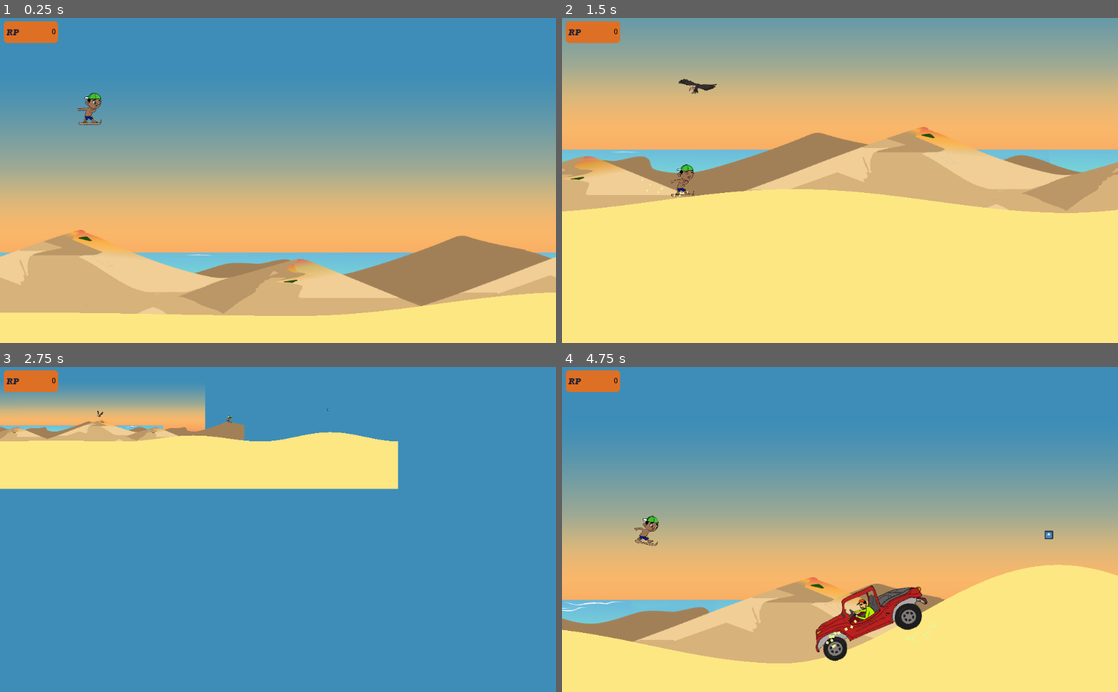
Above: before the commit, frames 1-4 (two rows, left to right).
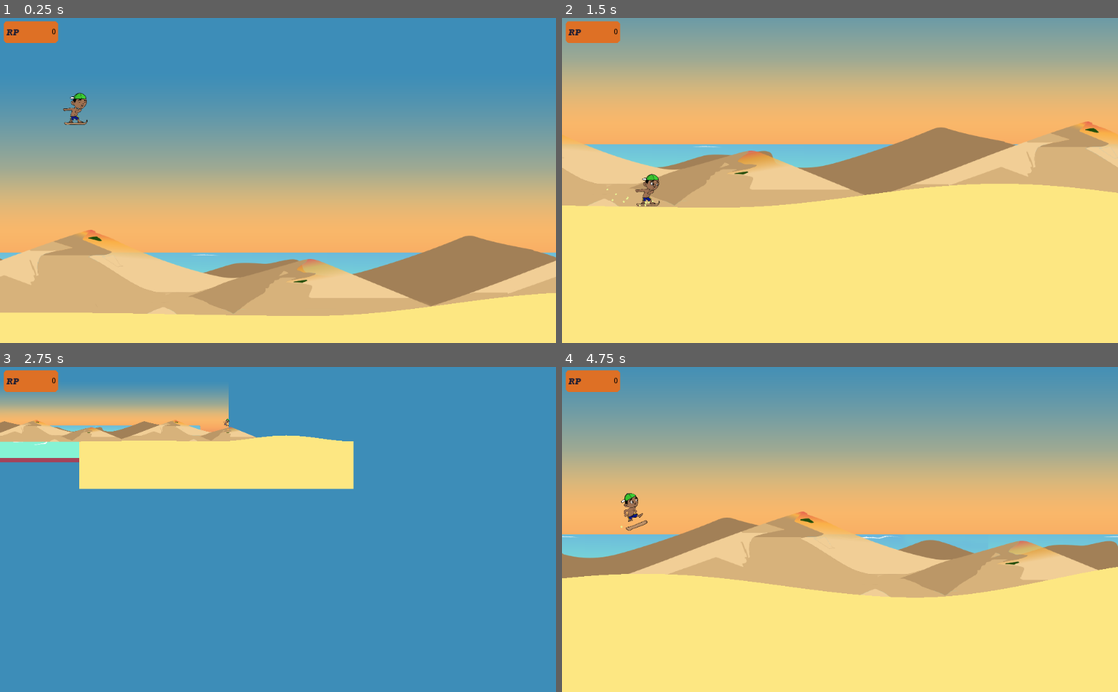
Above: after the commit, the same moments.

Repository: AlanVitorCosta/MotoresGame
Game: Godot game, scene res://scenes/World.tscn
Two runs of this game, one before a commit and one after it. Both use one fixed random seed, a clock stepped at 60 frames per second and the inputs below. The engine's default icon, where the game draws it, is replaced by a stand-in: a white triangle on a blue panel in a dark square. Sound files missing from this copy of the repository are replaced by a short silence.
Inputs:
- Up to frame 1 (0.25 s): no input
- Up to frame 2 (1.5 s): hold Z 0.53-1.28 s; hold Right (ui_right) from 0.53 s (still down); tap Up (ui_up) at 0.77 s; tap Z at 1.35 s
- Up to frame 3 (2.75 s): tap Up (ui_up) at 1.52 s; release Right (ui_right) at 2.03 s; hold Left (ui_left) from 2.03 s (still down); hold Z from 2.03 s (still down)
- Up to frame 4 (4.75 s): release Left (ui_left) at 2.78 s; release Z at 2.78 s; hold Right (ui_right) 2.78-4.28 s; tap Z at 2.85, 4.35 s; tap Up (ui_up) at 3.02, 3.77, 4.52 s; hold Z 3.53-4.28 s; hold Left (ui_left) from 4.28 s (still down)

The runs differ from the first frame. In frame 1, 3.3% of the frame differs, in the area x 0-100%, y 22-92%; in frame 2, 18%; in frame 3, 6.0%; in frame 4, 71%, in the area x 0-100%, y 6-92%.

Commit message:
mudança na velocidade e outras funcionalidades

Diff:
--- a/scenes/Bugueiro.tscn
+++ b/scenes/Bugueiro.tscn
@@ -45,7 +45,7 @@
 color = Color( 0.921569, 0.956863, 0.580392, 1 )
 
 [node name="Bugueiro" type="KinematicBody2D"]
-scale = Vector2( 0.8, 0.8 )
+scale = Vector2( 0.85, 0.85 )
 collision_layer = 4
 collision_mask = 3
 script = ExtResource( 1 )
@@ -75,7 +75,6 @@
 scale = Vector2( 0.9, 0.9 )
 frames = SubResource( 3 )
 animation = "Idle"
-frame = 1
 playing = true
 __meta__ = {
 "_edit_lock_": true
--- a/scenes/Dromedario.tscn
+++ b/scenes/Dromedario.tscn
@@ -11,7 +11,7 @@
 height = 100.92
 
 [sub_resource type="RectangleShape2D" id=2]
-extents = Vector2( 81.2852, 42.3215 )
+extents = Vector2( 82.8468, 42.3215 )
 
 [sub_resource type="SpriteFrames" id=3]
 animations = [ {
@@ -55,7 +55,7 @@
 scale = Vector2( 0.88, 0.88 )
 frames = SubResource( 3 )
 animation = "Idle"
-frame = 4
+frame = 7
 playing = true
 __meta__ = {
 "_edit_lock_": true
--- a/scenes/Player.tscn
+++ b/scenes/Player.tscn
@@ -97,6 +97,7 @@
 scale = Vector2( 0.5, 0.5 )
 frames = SubResource( 3 )
 animation = "Idle"
+frame = 2
 playing = true
 __meta__ = {
 "_edit_lock_": true
@@ -110,7 +111,6 @@
 
 [node name="moveFx" type="AudioStreamPlayer" parent="."]
 stream = ExtResource( 16 )
-volume_db = -5.0
 
 [node name="musicFx" type="AudioStreamPlayer" parent="."]
 stream = ExtResource( 17 )
@@ -126,6 +126,11 @@
 speed_scale = 4.5
 randomness = 0.5
 process_material = SubResource( 4 )
+__meta__ = {
+"_edit_lock_": true
+}
+
+[node name="Timer" type="Timer" parent="."]
 [connection signal="body_entered" from="Area2D" to="Area2D" method="_on_Area2D_body_entered"]
 [connection signal="animation_finished" from="Sprite" to="." method="_on_Sprite_animation_finished"]
 [connection signal="finished" from="deathFx" to="." method="_on_deathFx_finished"]
--- a/scenes/Urubu.tscn
+++ b/scenes/Urubu.tscn
@@ -7,7 +7,7 @@
 [ext_resource path="res://sprites/Obstaculos/urubu3.png" type="Texture" id=5]
 
 [sub_resource type="RectangleShape2D" id=1]
-extents = Vector2( 3.02292, 93.056 )
+extents = Vector2( 3.02292, 115.282 )
 
 [sub_resource type="RectangleShape2D" id=2]
 extents = Vector2( 21.4527, 16.1521 )
@@ -25,7 +25,7 @@
 script = ExtResource( 1 )
 
 [node name="CollisionShape2D" type="CollisionShape2D" parent="."]
-position = Vector2( 0.640533, 108 )
+position = Vector2( -0.283967, 100.012 )
 shape = SubResource( 1 )
 __meta__ = {
 "_edit_lock_": true
--- a/scripts/Bugueiro.gd
+++ b/scripts/Bugueiro.gd
@@ -31,7 +31,7 @@
 			var collision_normal = collision_info.normal
 			var new_angle = rad2deg(collision_normal.angle_to_point(velocity * delta)) + 35
 			$AnimatedSprite.rotation_degrees = new_angle;
-			print(new_angle)
+			#print(new_angle)
 		velocity = move_and_slide(velocity, FLOOR)
 	pass
 
--- a/scripts/Dromedario.gd
+++ b/scripts/Dromedario.gd
@@ -13,7 +13,7 @@
 	timer = Timer.new()
 	timer.connect("timeout", self, "_on_timer_timeout")
 	add_child(timer)
-	timer.set_wait_time(7)
+	timer.set_wait_time(12)
 	timer.start()
 	pass
 
--- a/scripts/Player.gd
+++ b/scripts/Player.gd
@@ -5,9 +5,11 @@
 const JUMP_POWER = -450
 const FLOOR = Vector2(0, -1)
 
+onready var timer = get_node("Timer")
 onready var sprite = get_node("Sprite")
 onready var collider2d = get_node("CollisionShape2D")
 
+var mult_vel = 1
 var play_particles = 0
 var tocar_musicFx = 0
 var tocar_deathFx = 0
@@ -23,23 +25,29 @@
 	anim = "Idle"
 	recycling_points = 0
 	$musicFx.play()
+
+	timer = Timer.new()
+	timer.connect("timeout", self, "_on_timer_timeout")
+	add_child(timer)
+	timer.set_wait_time(5)
+	timer.start()
 	pass
 
 func _physics_process(delta):
 	collider2d.scale = Vector2 (1, 1)
 
 	if Input.is_action_pressed("ui_right"):
-		velocity.x = 6*SPEED
+		velocity.x = mult_vel*2.5*SPEED
 		if anim == "Crouch":
-			velocity.x = 4*SPEED
+			velocity.x = mult_vel*2*SPEED
 	elif Input.is_action_pressed("ui_left"):
-		velocity.x = 2*SPEED
+		velocity.x = mult_vel*SPEED
 		if anim == "Crouch":
-			velocity.x = SPEED
+			velocity.x = mult_vel*0.7*SPEED
 	else:
-		velocity.x = 4*SPEED
+		velocity.x = mult_vel*2*SPEED
 		if anim == "Crouch":
-			velocity.x = 2*SPEED
+			velocity.x = mult_vel*1.5*SPEED
 
 	if Input.is_action_pressed("ui_up") && on_ground && !Input.is_action_pressed("ui_down") && anim != "Falling":
 		velocity.y = JUMP_POWER
@@ -111,3 +119,9 @@
 
 func _on_deathFx_finished():
 	tocar_deathFx = 2
+
+func _on_timer_timeout():
+	mult_vel += 0.2
+	timer.set_wait_time(5)
+	timer.start()
+	print("aumetando velocity")
